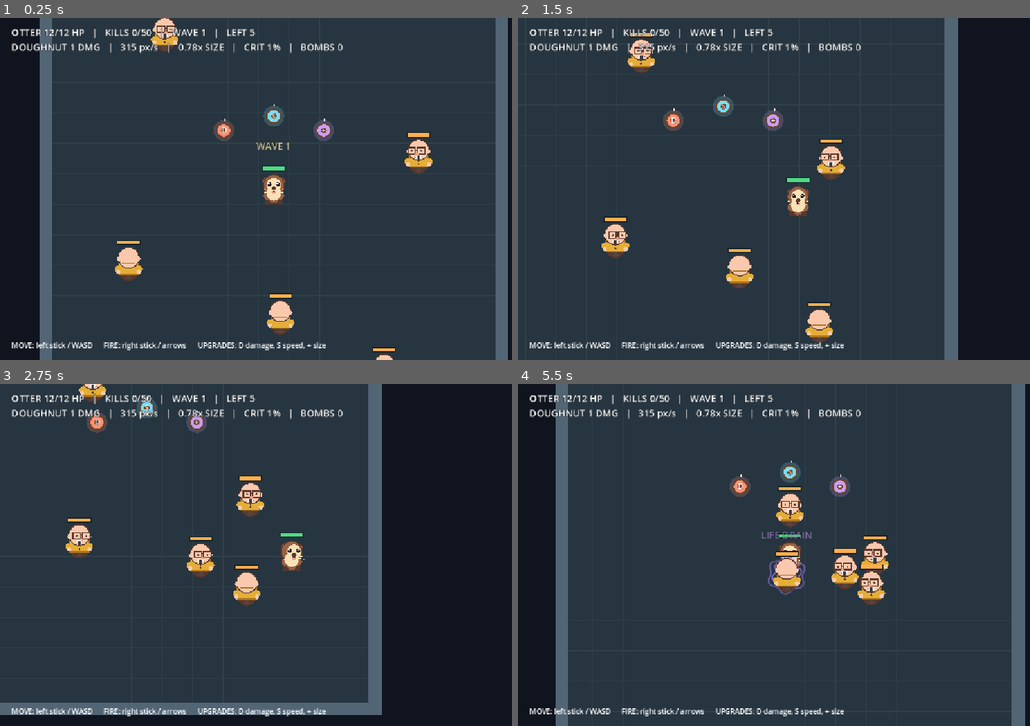
Above: before the commit, frames 1-4 (two rows, left to right).
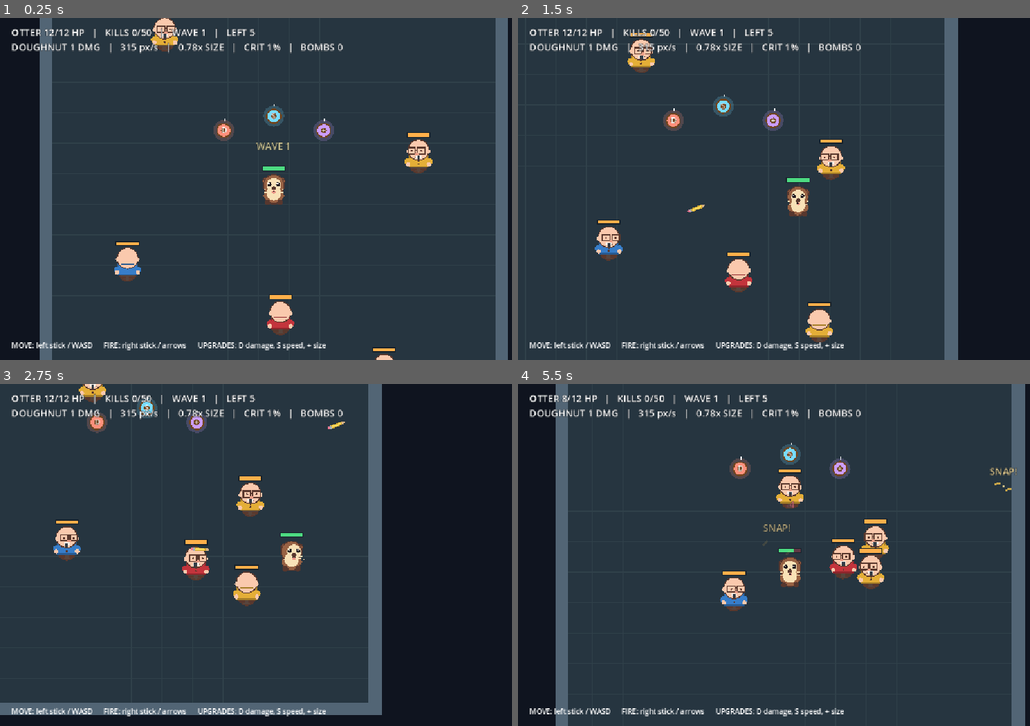
Above: after the commit, the same moments.

Repository: Jonty303/Project-Ottertron
Game: Godot game, scene res://scenes/main.tscn
Same seed, same stepped clock (60 frames per second), same inputs: the game is played once before the commit and once after it.
Inputs:
- Up to frame 1 (0.25 s): no input
- Up to frame 2 (1.5 s): hold D 0.53-1.28 s; hold R 0.53-1.28 s; hold S from 1.28 s (still down); tap R at 1.35 s
- Up to frame 3 (2.75 s): release S at 2.03 s; hold D from 2.03 s (still down); hold R from 2.03 s (still down)
- Up to frame 4 (5.5 s): release D at 2.78 s; release R at 2.78 s; hold W 2.78-3.53 s; tap R at 2.85, 4.35 s; hold R 3.53-4.28 s; hold A 3.53-5.03 s; hold S from 5.03 s (still down); hold R from 5.03 s (still down)

The runs differ from the first frame. In frame 1, 0.4% of the frame differs, in the area x 22-58%, y 65-93%; in frame 2, 0.9%; in frame 3, 1.2%; in frame 4, 5.0%, in the area x 8-98%, y 3-67%.

Commit message:
Add distinct Colin variants, snapping pencils and round 10 boss

Diff:
--- /dev/null
+++ b/scenes/pencil.tscn
@@ -0,0 +1,14 @@
+[gd_scene load_steps=3 format=3]
+
+[ext_resource type="Script" path="res://scripts/pencil.gd" id="1_pencil"]
+
+[sub_resource type="RectangleShape2D" id="RectangleShape2D_pencil"]
+size = Vector2(40, 8)
+
+[node name="Pencil" type="Area2D"]
+collision_layer = 4
+collision_mask = 11
+script = ExtResource("1_pencil")
+
+[node name="CollisionShape2D" type="CollisionShape2D" parent="."]
+shape = SubResource("RectangleShape2D_pencil")
--- a/scripts/actor_art.gd
+++ b/scripts/actor_art.gd
@@ -2,6 +2,7 @@
 ## Deliberately simple static 64x64 placeholders. Replace with approved sprites later.
 
 @export_enum("otter", "colin", "doughnut") var kind: String = "otter"
+@export var jumper_color: Color = Color("#e4ae37")
 var facing: Vector2 = Vector2.DOWN
 
 func set_facing(direction: Vector2) -> void:
@@ -61,8 +62,8 @@
         draw_line(Vector2(x, 6), Vector2(x + float(side) * 12.0, 8), cream, 1.4)
 
 func _draw_colin() -> void:
-    var cardigan := Color("#e4ae37")
-    var cardigan_dark := Color("#ac751f")
+    var cardigan: Color = jumper_color
+    var cardigan_dark: Color = jumper_color.darkened(0.27)
     var skin := Color("#fac9ad")
     var outline := Color("#59382d")
     var trousers := Color("#57453d")
--- a/scripts/colin.gd
+++ b/scripts/colin.gd
@@ -6,7 +6,9 @@
 signal aura_broken
 signal aura_tick(damage: int)
 signal explosion_requested(at: Vector2, radius: float, damage: int)
-
+signal pencil_requested(at: Vector2, direction: Vector2, shooter: Node2D)
+
+@export_enum("normal", "explosive", "ranged", "boss") var variant: String = "normal"
 @export var max_health: int = 10
 @export var move_speed: float = 68.0
 @export var drain_start_range: float = 53.0
@@ -16,7 +18,11 @@
 @export var drain_ramp_every_ticks: int = 3
 @export var drain_max_damage: int = 4
 
-@export_range(0.0, 1.0, 0.01) var explosion_chance: float = 0.25
+@export_range(0.0, 1.0, 0.01) var explosion_chance: float = 0.0
+@export var pencil_interval: float = 1.0
+@export var pencil_range: float = 680.0
+@export var ranged_preferred_distance: float = 270.0
+@export var ranged_minimum_distance: float = 190.0
 @export var explosion_delay: float = 2.0
 @export var explosion_radius: float = 128.0
 @export var explosion_damage_min: int = 1
@@ -31,14 +37,58 @@
 var _ticks_completed: int = 0
 var _aura_phase: float = 0.0
 var _glow_time: float = 0.0
+var _pencil_elapsed: float = 0.0
+var _shoots_pencils: bool = false
+var _uses_aura: bool = true
+var _boss_size: float = 2.2
 
 @onready var art = $Art
 @onready var health_bar = $HealthBar
 
 func _ready() -> void:
+    _configure_variant()
     health = max_health
     health_bar.set_health(health, max_health)
     add_to_group("enemies")
+
+func _configure_variant() -> void:
+    # All variants share death tracking and damage, but each has a distinct role.
+    # Using colours rather than new sprites keeps the current placeholder artwork.
+    match variant:
+        "explosive":
+            explosion_chance = 1.0
+            art.jumper_color = Color("#c3343c")
+            move_speed = 62.0
+        "ranged":
+            explosion_chance = 0.0
+            _uses_aura = false
+            _shoots_pencils = true
+            pencil_interval = 1.0
+            move_speed = 58.0
+            art.jumper_color = Color("#377dc8")
+        "boss":
+            explosion_chance = 0.0
+            max_health = 40
+            move_speed = 33.0
+            _shoots_pencils = true
+            _uses_aura = true
+            pencil_interval = 1.1
+            pencil_range = 730.0
+            drain_start_range = 88.0
+            drain_break_range = 145.0
+            art.jumper_color = Color("#8b568f")
+            art.scale = Vector2.ONE * _boss_size
+            health_bar.position.y = -95.0
+            health_bar.width = 78.0
+            var collision := CircleShape2D.new()
+            collision.radius = 42.0
+            $CollisionShape2D.shape = collision
+        _:
+            variant = "normal"
+            explosion_chance = 0.0
+            art.jumper_color = Color("#e4ae37")
+    if _shoots_pencils:
+        _pencil_elapsed = 0.0
 
 func _process(delta: float) -> void:
     if pending_explosion:
@@ -65,6 +115,14 @@
         return
     var separation: Vector2 = target.global_position - global_position
     var distance: float = separation.length()
+    if _shoots_pencils and distance <= pencil_range and distance > 0.01:
+        _pencil_elapsed += delta
+        if _pencil_elapsed >= maxf(0.1, pencil_interval):
+            _pencil_elapsed -= maxf(0.1, pencil_interval)
+            var muzzle_offset: float = 72.0 if variant == "boss" else 38.0
+            pencil_requested.emit(global_position + separation.normalized() * muzzle_offset,
+                separation.normalized(), self)
+            art.set_facing(separation)
 
     if aura_active:
         if distance > drain_break_range:
@@ -86,10 +144,21 @@
                     _stop_aura()
             return
 
-    if distance <= drain_start_range:
+    if _uses_aura and distance <= drain_start_range:
         _start_aura()
         velocity = Vector2.ZERO
-    elif distance > 40.0:
+    elif variant == "ranged":
+        # Ranged Colin tries to maintain space rather than running into melee.
+        var desired_motion := Vector2.ZERO
+        if distance < ranged_minimum_distance:
+            desired_motion = -separation.normalized()
+        elif distance > ranged_preferred_distance:
+            desired_motion = separation.normalized()
+        velocity = desired_motion * move_speed
+        if velocity != Vector2.ZERO:
+            move_and_slide()
+        art.set_facing(separation)
+    elif distance > (70.0 if variant == "boss" else 40.0):
         velocity = separation.normalized() * move_speed
         art.set_facing(separation)
         move_and_slide()
--- a/scripts/main.gd
+++ b/scripts/main.gd
@@ -4,6 +4,8 @@
 const PLAYER_SCENE: PackedScene = preload("res://scenes/player.tscn")
 const COLIN_SCENE: PackedScene = preload("res://scenes/colin.tscn")
 const DOUGHNUT_SCENE: PackedScene = preload("res://scenes/doughnut.tscn")
+const PENCIL_SCENE: PackedScene = preload("res://scenes/pencil.tscn")
+const PENCIL_SNAP = preload("res://scripts/pencil_snap.gd")
 const POWER_UP_SCENE: PackedScene = preload("res://scenes/power_up.tscn")
 const FLOATING_TEXT = preload("res://scripts/floating_text.gd")
 const EXPLOSION_FLASH = preload("res://scripts/explosion_flash.gd")
@@ -113,21 +115,45 @@
         return
     wave += 1
     var requested: int = INITIAL_WAVE_SIZE if wave == 1 else FOLLOWUP_WAVE_SIZE
+    var roster: Array[String] = _build_wave_roster()
     var count: int = mini(requested, TARGET_KILLS - kills)
     for i in range(count):
         var enemy = COLIN_SCENE.instantiate()
+        enemy.variant = roster[i]
         enemy.position = _find_enemy_spawn()
         enemy.target = player
         add_child(enemy)
         enemies.append(enemy)
         enemy.defeated.connect(_on_enemy_defeated.bind(enemy))
         enemy.explosion_requested.connect(_on_explosion_requested.bind(enemy))
+        enemy.pencil_requested.connect(_on_pencil_requested)
         enemy.aura_started.connect(_on_aura_started.bind(enemy))
         enemy.aura_broken.connect(_on_aura_broken.bind(enemy))
         enemy.aura_tick.connect(_on_aura_tick.bind(enemy))
     _floating_text(player.global_position + Vector2(0, -78),
         "WAVE %d" % wave, Color("#fff0ac"))
     _update_hud()
+
+func _build_wave_roster() -> Array[String]:
+    # Waves 1-9 are deliberately predictable in difficulty: 60% yellow,
+    # 20% red explosives, 20% blue pencil throwers.
+    var roster: Array[String] = []
+    if wave == 10:
+        roster.append("boss")
+        for i in range(4):
+            roster.append(_roll_minion_type())
+    else:
+        roster.assign(["normal", "normal", "normal", "explosive", "ranged"])
+    roster.shuffle()
+    return roster
+
+func _roll_minion_type() -> String:
+    var roll: float = _rng.randf()
+    if roll < 0.55:
+        return "normal"
+    if roll < 0.80:
+        return "explosive"
+    return "ranged"
 
 func _find_enemy_spawn() -> Vector2:
     var inner_limit: float = ROOM_SIDE * 0.5 - WALL_THICKNESS - 46.0
@@ -254,6 +280,32 @@
     add_child(shot)
     shot.damage_dealt.connect(_on_doughnut_damage)
 
+func _on_pencil_requested(at: Vector2, direction: Vector2, shooter: Node2D) -> void:
+    if _round_finished:
+        return
+    var pencil = PENCIL_SCENE.instantiate()
+    pencil.direction = direction
+    pencil.shooter = shooter
+    pencil.global_position = at
+    add_child(pencil)
+    pencil.damage_dealt.connect(_on_pencil_damage_dealt)
+    pencil.snapped.connect(_on_pencil_snapped.bind(direction.angle()))
+
+func _on_pencil_damage_dealt(at: Vector2, amount: int, victim_is_player: bool) -> void:
+    # Player damage already produces red floating text via the damage_taken signal.
+    if not victim_is_player:
+        _floating_text(at + Vector2(0, -51), "-%d" % amount, Color("#86c7ff"))
+    _update_hud()
+
+func _on_pencil_snapped(at: Vector2, heading: float) -> void:
+    if _round_finished:
+        return
+    var bits = PENCIL_SNAP.new()
+    bits.position = at
+    bits.heading = heading
+    add_child(bits)
+    _floating_text(at + Vector2(0, -26), "SNAP!", Color("#ffe29b"))
+
 func _on_doughnut_damage(at: Vector2, amount: int, critical: bool) -> void:
     if critical:
         _floating_text(at + Vector2(0, -50), "CRIT! -%d" % amount, Color("#ffed75"))
--- /dev/null
+++ b/scripts/pencil.gd
@@ -0,0 +1,56 @@
+extends Area2D
+## Enemy pencil projectile: breaks on first impact, hurts player or other Colins.
+
+signal snapped(at: Vector2)
+signal damage_dealt(at: Vector2, amount: int, victim_is_player: bool)
+
+@export var flight_speed: float = 390.0
+@export var lifetime: float = 2.5
+@export var minimum_damage: int = 1
+@export var maximum_damage: int = 10
+
+var direction: Vector2 = Vector2.RIGHT
+var shooter: Node2D
+var _spent: bool = false
+var _remaining: float = 2.5
+
+func _ready() -> void:
+    add_to_group("projectiles")
+    _remaining = lifetime
+    if direction.length_squared() > 0.01:
+        direction = direction.normalized()
+    rotation = direction.angle()
+    body_entered.connect(_on_body_entered)
+
+func _physics_process(delta: float) -> void:
+    position += direction * flight_speed * delta
+    _remaining -= delta
+    if _remaining <= 0.0:
+        queue_free()
+
+func _on_body_entered(body: Node2D) -> void:
+    if _spent or body == shooter:
+        return
+    _spent = true
+    if body.has_method("take_damage"):
+        var low: int = maxi(1, mini(minimum_damage, maximum_damage))
+        var high: int = maxi(low, maxi(minimum_damage, maximum_damage))
+        var attempted: int = randi_range(low, high)
+        var applied: int = int(body.call("take_damage", attempted))
+        if applied > 0:
+            damage_dealt.emit(body.global_position, applied, body.is_in_group("player"))
+    snapped.emit(global_position)
+    queue_free()
+
+func _draw() -> void:
+    # Horizontal, sharpened pencil aimed by rotating the projectile node.
+    draw_rect(Rect2(-16, -3.5, 23, 7), Color("#d2a42e"))
+    draw_rect(Rect2(-15, -2, 20, 4), Color("#f7d95b"))
+    draw_rect(Rect2(-20, -3.5, 4, 7), Color("#a7b1b8"))
+    draw_rect(Rect2(-24, -3, 4, 6), Color("#ef7793"))
+    draw_colored_polygon(PackedVector2Array([
+        Vector2(7, -3.5), Vector2(17, 0), Vector2(7, 3.5)
+    ]), Color("#d8b387"))
+    draw_colored_polygon(PackedVector2Array([
+        Vector2(13.5, -1.3), Vector2(17, 0), Vector2(13.5, 1.3)
+    ]), Color("#363338"))
--- /dev/null
+++ b/scripts/pencil_snap.gd
@@ -0,0 +1,23 @@
+extends Node2D
+## Two wooden pencil halves peel apart briefly when the projectile snaps.
+
+var _elapsed: float = 0.0
+var duration: float = 0.38
+var heading: float = 0.0
+
+func _process(delta: float) -> void:
+    _elapsed += delta
+    queue_redraw()
+    if _elapsed >= duration:
+        queue_free()
+
+func _draw() -> void:
+    var fraction: float = clampf(_elapsed / duration, 0.0, 1.0)
+    var opacity: float = 1.0 - fraction
+    var spread: float = fraction * 24.0
+    var upper := Vector2(0, -spread).rotated(heading)
+    var lower := Vector2(0, spread).rotated(heading)
+    var ink := Color(1.0, 0.80, 0.30, opacity)
+    draw_line(upper + Vector2(-15, -4).rotated(heading), upper + Vector2(-2, -3).rotated(heading), ink, 4.0)
+    draw_line(lower + Vector2(2, 3).rotated(heading), lower + Vector2(15, 4).rotated(heading), ink, 4.0)
+    draw_circle(Vector2.ZERO, 3.0 * opacity, Color(1.0, 0.9, 0.6, opacity))
--- a/scripts/player.gd
+++ b/scripts/player.gd
@@ -26,6 +26,7 @@
 @onready var health_bar = $HealthBar
 
 func _ready() -> void:
+    add_to_group("player")
     health = max_health
     health_bar.set_health(health, max_health)
 
--- /dev/null
+++ b/tests/variants_smoke.gd
@@ -0,0 +1,110 @@
+extends SceneTree
+## Headless deterministic tests for distinct Colin archetypes and pencil friendly-fire.
+
+const GAME = preload("res://scenes/main.tscn")
+const PENCIL = preload("res://scenes/pencil.tscn")
+const PENCIL_SCRIPT = preload("res://scripts/pencil.gd")
+var failures: int = 0
+
+func _initialize() -> void:
+    call_deferred("_run")
+
+func check(condition: bool, description: String) -> void:
+    if not condition:
+        failures += 1
+        push_error("OTTERTRON VARIANT TEST FAILED: " + description)
+
+func _run() -> void:
+    var game = GAME.instantiate()
+    root.add_child(game)
+    await process_frame
+    var counts: Dictionary = {"normal": 0, "explosive": 0, "ranged": 0}
+    var red: Node2D
+    var blue: Node2D
+    var yellow: Node2D
+    for enemy in game.enemies:
+        counts[enemy.variant] += 1
+        check(enemy.max_health == 10, "All ordinary Colins have 10 HP")
+        if enemy.variant == "normal":
+            yellow = enemy
+            check(is_zero_approx(enemy.explosion_chance), "Yellow Colin cannot explode")
+            check(enemy._uses_aura and not enemy._shoots_pencils, "Yellow has aura only")
+        elif enemy.variant == "explosive":
+            red = enemy
+            check(is_equal_approx(enemy.explosion_chance, 1.0), "Red always explodes")
+            check(enemy._uses_aura and not enemy._shoots_pencils, "Red keeps life drain")
+            check(enemy.get_node("Art").jumper_color == Color("#c3343c"), "Red jumper")
+        elif enemy.variant == "ranged":
+            blue = enemy
+            check(is_zero_approx(enemy.explosion_chance), "Blue never explodes")
+            check(not enemy._uses_aura and enemy._shoots_pencils, "Blue uses pencils, no aura")
+            check(enemy.get_node("Art").jumper_color == Color("#377dc8"), "Blue jumper")
+            check(is_equal_approx(enemy.pencil_interval, 1.0), "Blue fires every second")
+    check(counts["normal"] == 3 and counts["explosive"] == 1 and counts["ranged"] == 1,
+        "Each regular wave contains 3 yellow, 1 red, 1 blue")
+
+    # The ranged enemy backs away when the player is too close.
+    blue.set_physics_process(false)
+    blue.position = game.player.position + Vector2(100, 0)
+    blue._physics_process(0.1)
+    check(blue.velocity.x > 0.0, "Blue retreats when otter approaches")
+    blue.position = game.player.position + Vector2(400, 0)
+    blue._physics_process(0.1)
+    check(blue.velocity.x < 0.0, "Blue moves forward when out of firing comfort range")
+
+    # Trigger a pencil emission from the blue Colin and test a fixed 5-damage hit.
+    blue._physics_process(1.0)
+    var fired: Array = get_nodes_in_group("projectiles").filter(
+        func(projectile: Node) -> bool: return projectile.get_script() == PENCIL_SCRIPT)
+    check(fired.size() >= 1, "Ranged Colin fires a pencil")
+    if fired.size() >= 1:
+        var projectile = fired.back()
+        projectile.minimum_damage = 5
+        projectile.maximum_damage = 5
+        projectile._on_body_entered(game.player)
+        check(game.player.health == 7, "Pencil deals 5 damage to the otter")
+
+    # The shooter itself must be immune, but every other Colin can take damage.
+    var friendly = PENCIL.instantiate()
+    friendly.shooter = blue
+    friendly.minimum_damage = 4
+    friendly.maximum_damage = 4
+    game.add_child(friendly)
+    var snap_counter: Dictionary = {"value": 0}
+    friendly.snapped.connect(func(_at: Vector2) -> void: snap_counter["value"] += 1)
+    friendly._on_body_entered(blue)
+    check(not friendly._spent, "Pencil does not snap on its own shooter")
+    var previous_hp: int = yellow.health
+    friendly._on_body_entered(yellow)
+    check(yellow.health == previous_hp - 4, "Pencil damages another Colin")
+    check(snap_counter["value"] == 1, "Pencil snaps exactly once on a hit")
+
+    # Pencil also snaps on walls, without damage.
+    var wall = StaticBody2D.new()
+    game.add_child(wall)
+    var wall_pencil = PENCIL.instantiate()
+    game.add_child(wall_pencil)
+    var wall_snap_counter: Dictionary = {"value": 0}
+    wall_pencil.snapped.connect(func(_at: Vector2) -> void: wall_snap_counter["value"] += 1)
+    wall_pencil._on_body_entered(wall)
+    check(wall_snap_counter["value"] == 1, "Pencil snaps when striking a wall")
+
+    # Red Colin leaves behind a timed, harmless-to-touch explosive corpse.
+    red.set_physics_process(false)
+    red.explosion_damage_min = 1
+    red.explosion_damage_max = 1
+    red.position = Vector2(350, 350)
+    red.take_damage(red.max_health)
+    check(game.pending_bombs.has(red), "Red Colin leaves a bomb corpse")
+    check(red.health == 0 and red.collision_layer == 0, "Bomb corpse is dead and non-colliding")
+    check(game.kills == 1, "Red Colin counts immediately as a kill")
+    red._process(1.9)
+    check(game.pending_bombs.has(red), "Red corpse glows for two seconds")
+    red._process(0.11)
+    check(not game.pending_bombs.has(red), "Red corpse explodes after two seconds")
+
+    game.queue_free()
+    await process_frame
+    if failures == 0:
+        print("OTTERTRON VARIANT TEST PASSED: roles, colors, pencils, friendly fire, timed red blast")
+    quit(0 if failures == 0 else 1)
--- a/tests/waves_smoke.gd
+++ b/tests/waves_smoke.gd
@@ -23,7 +23,14 @@
     check(game.kills == 0, "Starts at zero kills")
     check(game.player.health == 12, "Otter starts at twelve health")
     check(game.enemies[0].max_health == 10, "Colin begins with ten HP")
-    check(is_equal_approx(game.enemies[0].explosion_chance, 0.25), "Explosion chance defaults to 25%")
+    var red_count: int = 0
+    for enemy in game.enemies:
+        if enemy.variant == "explosive":
+            red_count += 1
+            check(is_equal_approx(enemy.explosion_chance, 1.0), "Red Colin always explodes")
+        else:
+            check(is_equal_approx(enemy.explosion_chance, 0.0), "Yellow and blue Colins never explode")
+    check(red_count == 1, "Exactly one red Colin in each regular wave")
     check(game.enemies[0].explosion_damage_min == 1 and game.enemies[0].explosion_damage_max == 10,
         "Explosion damage ranges from one to ten")
     check(is_equal_approx(game.player.doughnut_critical_chance, 0.01),
@@ -67,6 +74,15 @@
 
     for expected_wave in range(1, 11):
         check(game.wave == expected_wave, "Expected wave %d" % expected_wave)
+        var bosses: Array = game.enemies.filter(func(enemy: Node2D) -> bool: return enemy.variant == "boss")
+        if expected_wave == 10:
+            check(bosses.size() == 1, "Final wave has exactly one boss Colin")
+            if bosses.size() == 1:
+                check(bosses[0].max_health == 40, "Boss has four times the normal health")
+                check(bosses[0].get_node("Art").scale.x >= 2.0, "Boss is at least twice as large")
+                check(bosses[0]._uses_aura and bosses[0]._shoots_pencils, "Boss uses both attack types")
+        else:
+            check(bosses.is_empty(), "Only wave 10 has a boss")
         var enemies_this_wave = game.enemies.duplicate()
         var desired_count: int = 4 if expected_wave == 1 else 5
         check(enemies_this_wave.size() == desired_count,
Not shown, changed: .github/workflows/godot-validate.yml
Not shown, changed: README.md
Not shown, changed: docs/game-design.md
Not shown, changed: docs/roadmap.md
Not shown, changed: docs/test-plan.md
